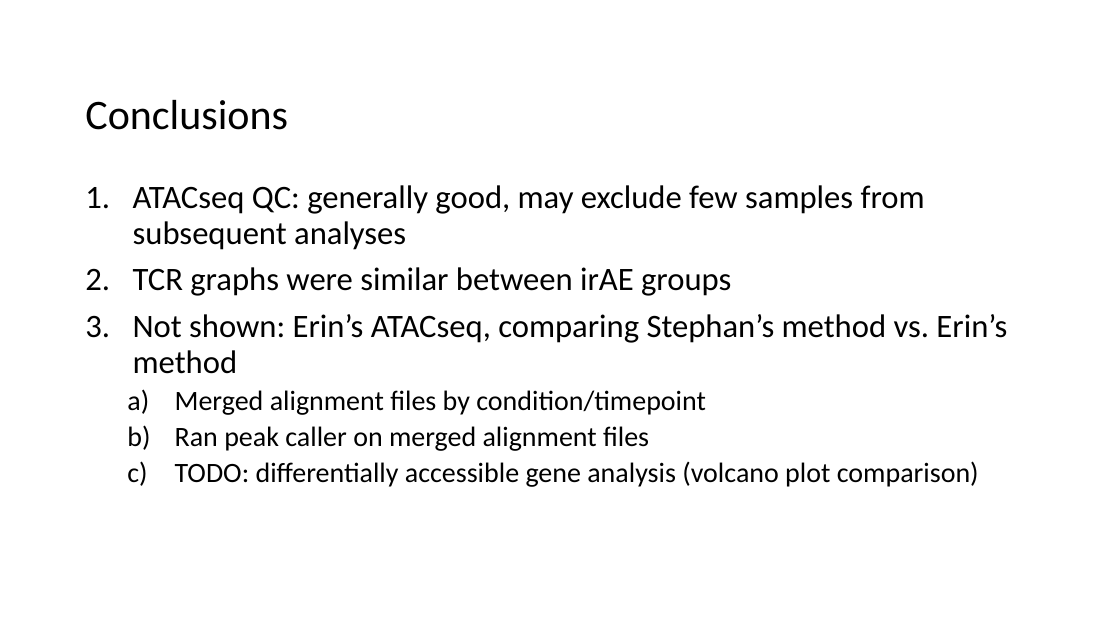
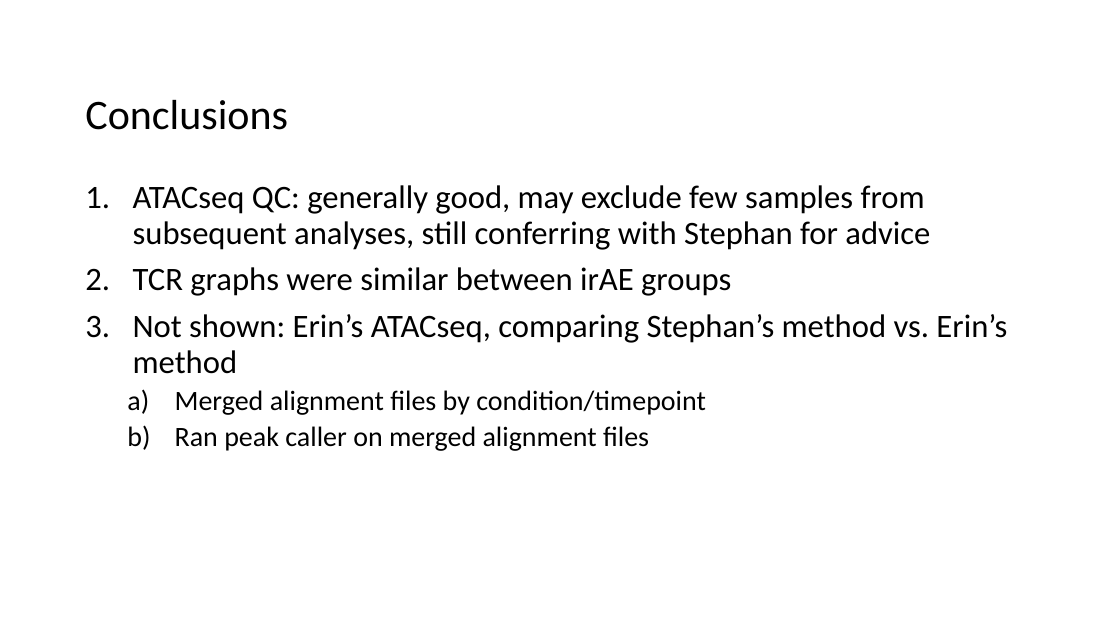
Before and after one commit to tybottorff/bottorffdocs, a slide deck: slide 13 of presentations/weekly_meetings/4_4_24.pptx. Drawn at 1120x630 pixels with LibreOffice and Linux fonts; fonts in the diff are those of the drawing. Boxes give left, top, right and bottom in pixels: in the first picture for what was removed or moved away, otherwise in the second. Text is boxed around its words. In the diff, an @@ line names an element or a change of style, - is before the commit and + after.

```diff
--- a/presentations/weekly_meetings/4_4_24.pptx
+++ b/presentations/weekly_meetings/4_4_24.pptx
@@ text at (x1=133, y1=185, x2=930, y2=250): text changed @@
-1. ATACseq QC: generally good, may exclude few samples from subsequent analyses
+1. ATACseq QC: generally good, may exclude few samples from subsequent analyses, still conferring with Stephan for advice
@@ text at (x1=175, y1=461, x2=979, y2=487): paragraph removed @@
-  c) TODO: differentially accessible gene analysis (volcano plot comparison)
```
Also in this commit, not shown: 2 other slides changed.
